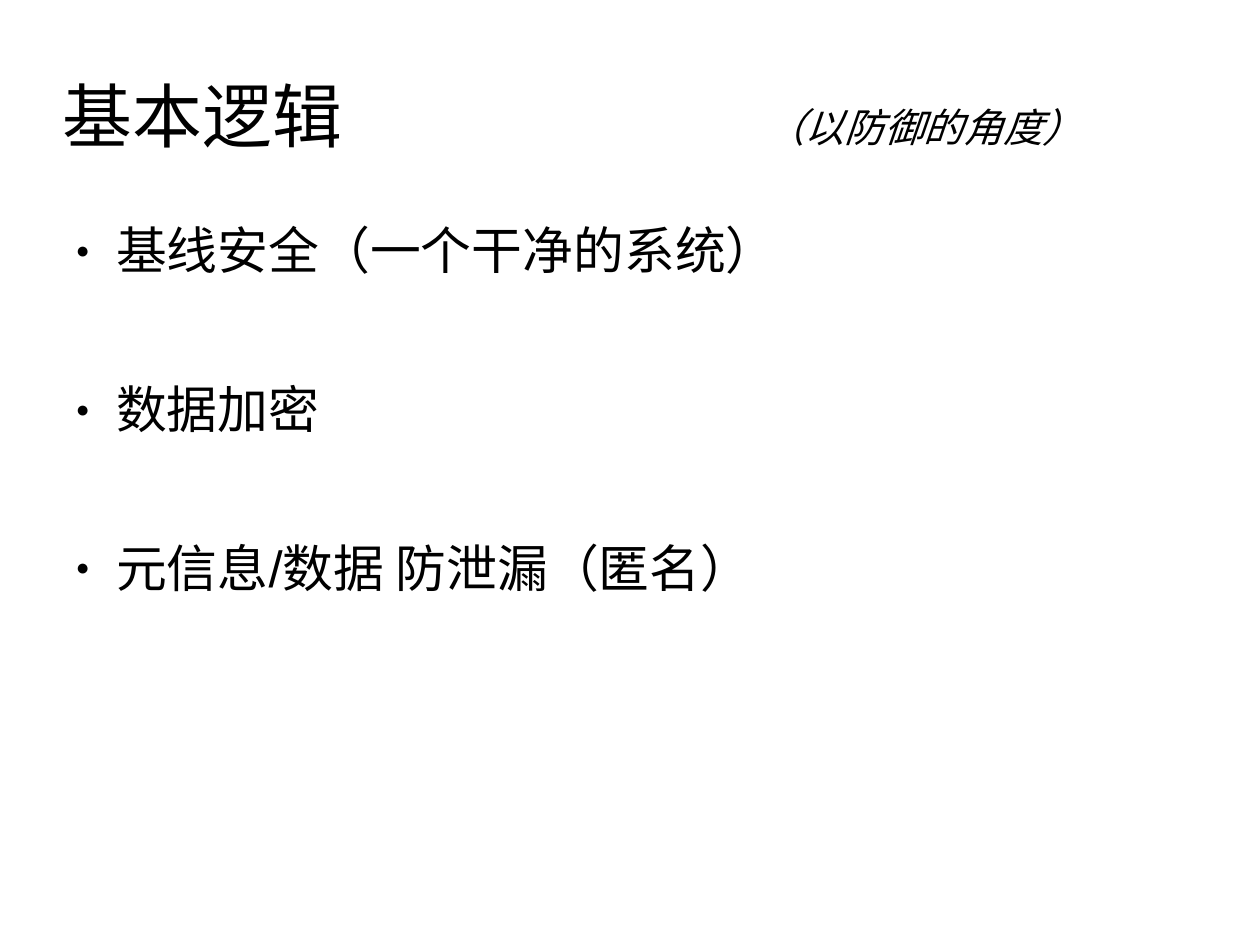
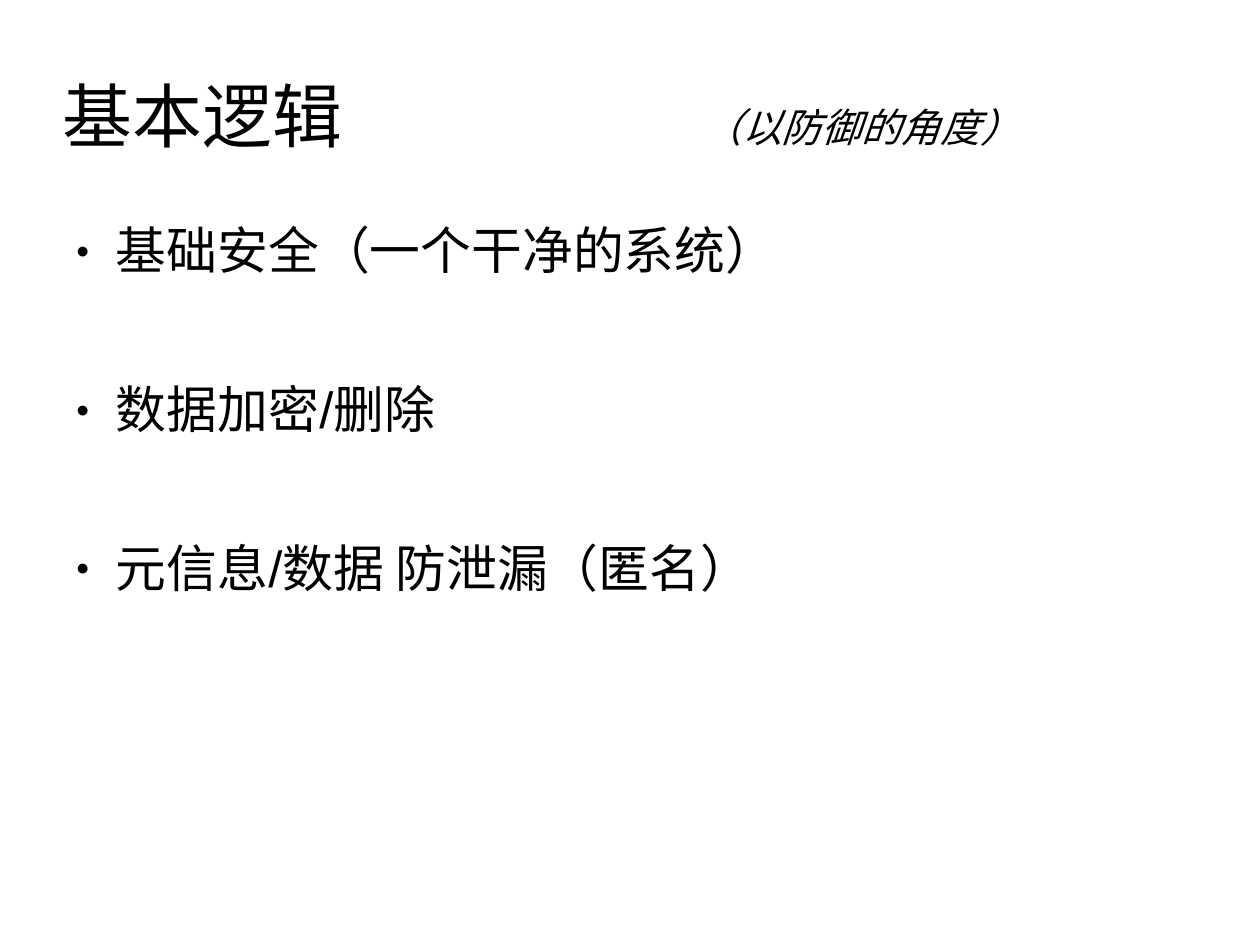
Before and after one commit to awesome-archive/Digital-rights, a slide deck: slide 2 of security-training-1.ppt. Drawn at 1260x945 pixels with LibreOffice and Linux fonts; fonts in the diff are those of the drawing; background and template pictures are left out. Boxes give left, top, right and bottom in pixels: in the first picture for what was removed or moved away, otherwise in the second. Text is boxed around its words. In the diff, an @@ line names an element or a change of style, - is before the commit and + after.

```diff
--- a/security-training-1.ppt
+++ b/security-training-1.ppt
@@ title "基本逻辑 （以防御的角度）" at (63, 83, 1020, 148): font Arial to Times New Roman in "基本逻辑" @@
@@ text at (116, 225, 777, 432): text changed @@
-● 基线安全（一个干净的系统）
-● 数据加密
+● 基础安全（一个干净的系统）
+● 数据加密/删除
```
Also in this commit, not shown: 10 other slides changed, 10 other files.
